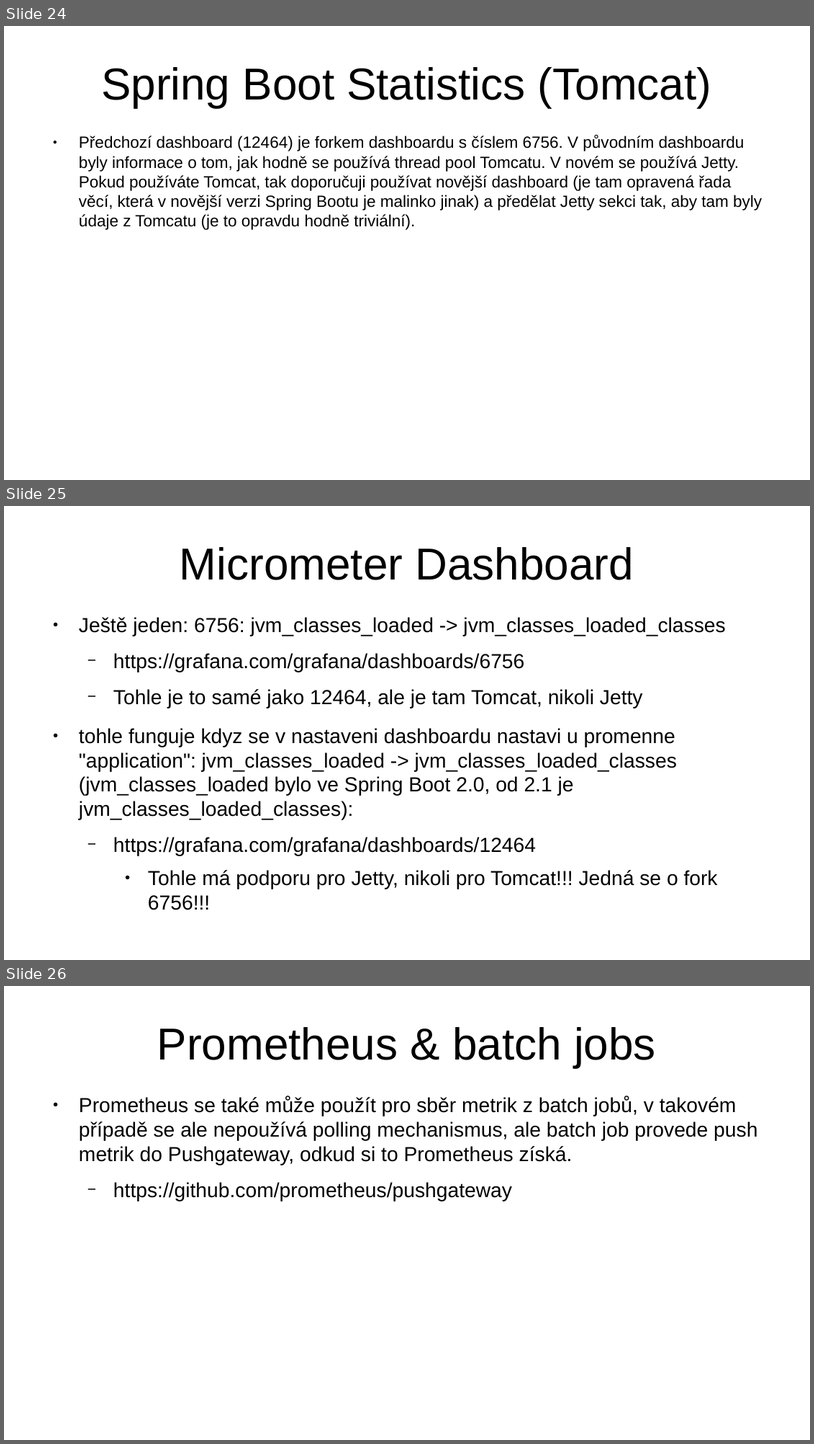
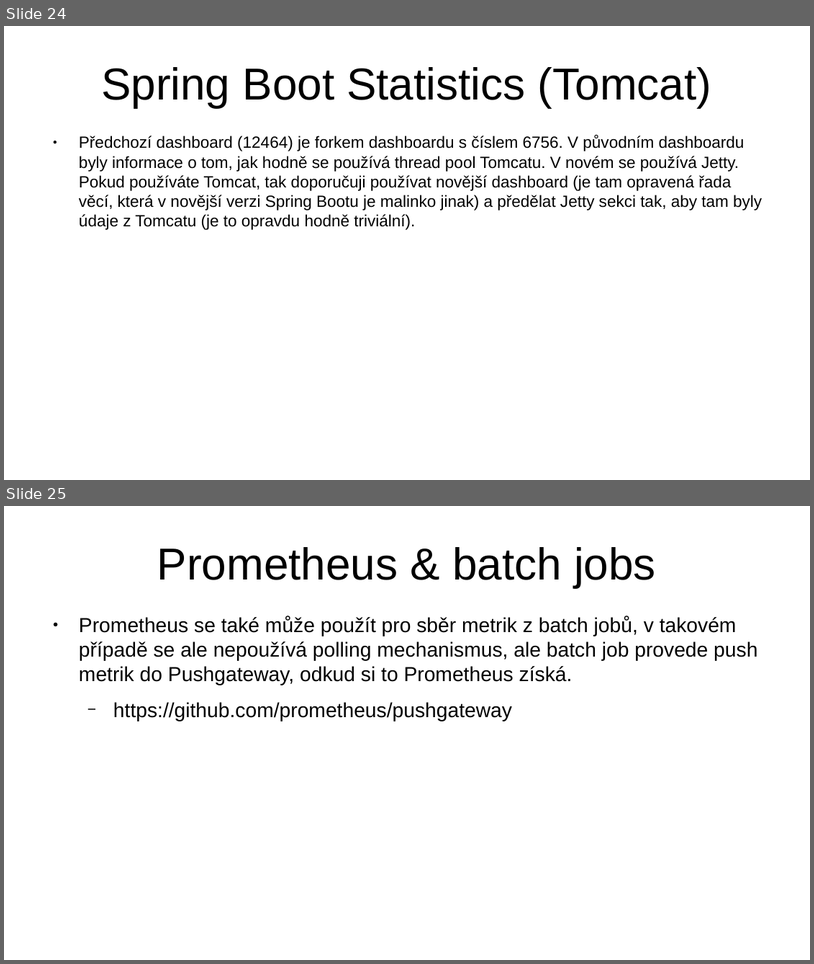
Before and after one commit to jirkapinkas/javadays-2020, a slide deck: prometheus/Prednaska.odp. Shown one above the other, each under a label of ours: slides 24, 25 and 26 before the commit, slides 24 and 25 after it. The pictures are 814x1444 and 814x964 pixels, drawn with LibreOffice and Linux fonts; fonts in the diff are those of the drawing. Boxes give left, top, right and bottom in pixels: in the first picture for what was removed or moved away, otherwise in the second. Text is boxed around its words. In the diff, an @@ line names an element or a change of style, - is before the commit and + after.

```diff
--- a/prometheus/Prednaska.odp
+++ b/prometheus/Prednaska.odp
@@ slide 25 removed at [4, 506, 810, 960], background #FFFFFF @@
@@ title removed at [180, 547, 634, 580] @@
-Micrometer Dashboard
@@ text removed at [79, 617, 725, 889] @@
-● Ještě jeden: 6756: jvm_classes_loaded -> jvm_classes_loaded_classes
-  − https://grafana.com/grafana/dashboards/6756
-  − Tohle je to samé jako 12464, ale je tam Tomcat, nikoli Jetty
-● tohle funguje kdyz se v nastaveni dashboardu nastavi u promenne "application": jvm_classes_loaded -> jvm_classes_loaded_classes (jvm_classes_loaded bylo ve Spring Boot 2.0, od 2.1 je jvm_classes_loaded_classes):
-  − https://grafana.com/grafana/dashboards/12464
-    ● Tohle má podporu pro Jetty, nikoli pro Tomcat!!! Jedná se o fork 6756!!!
@@ what was slide 26 is now slide 25 @@
```
Also in this commit, not shown: 1 slide changed, 1 other file.
